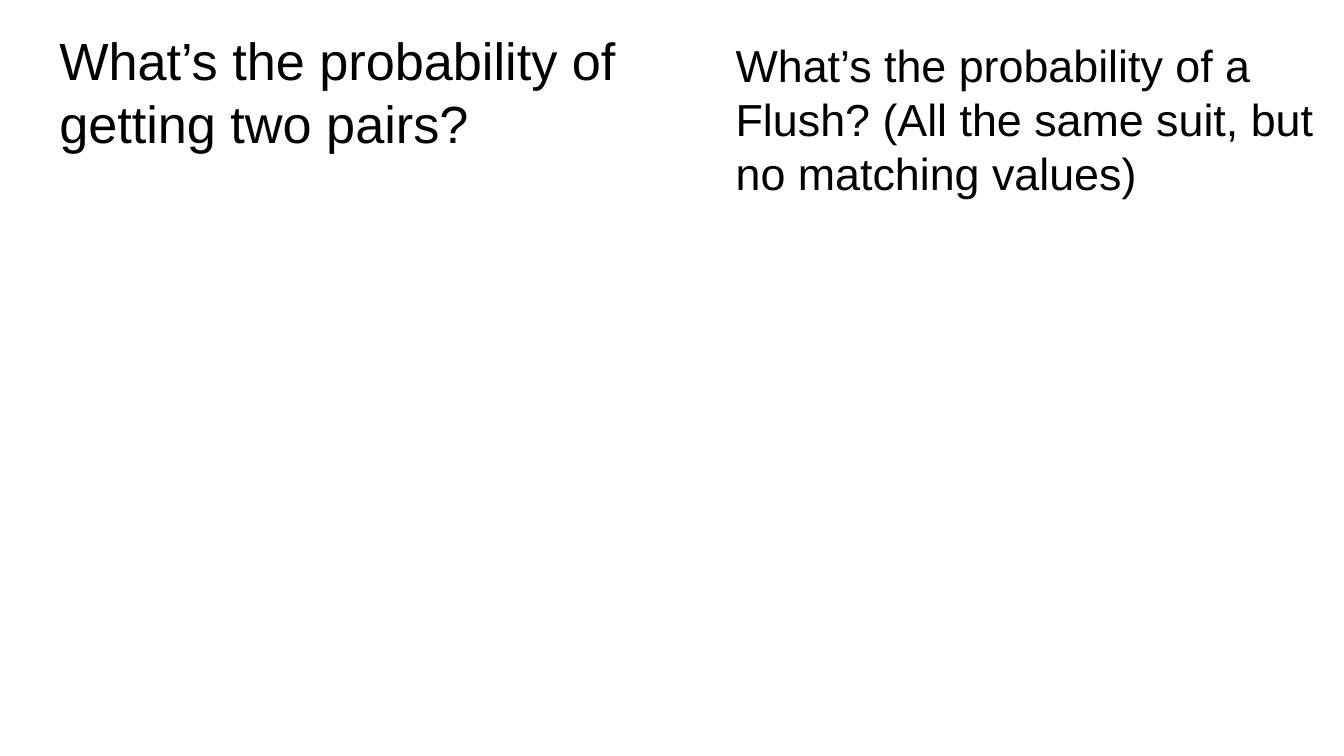
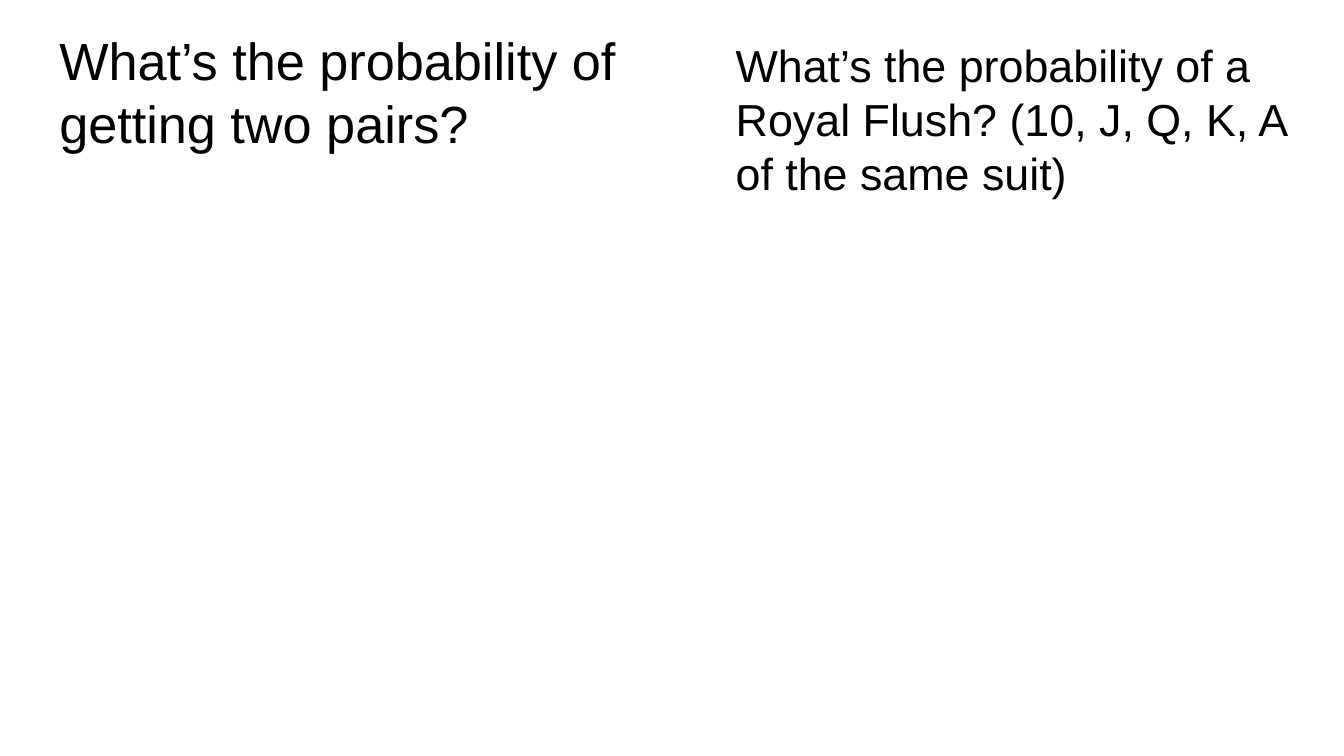
Before and after one commit to matthewsparr/Data-Science-Lessons, a slide deck: slide 15 of Permutations and Combinations/Permutations, Combinations, and Zombies.pptx. Drawn at 1344x756 pixels with LibreOffice and Linux fonts; fonts in the diff are those of the drawing. Boxes give left, top, right and bottom in pixels: in the first picture for what was removed or moved away, otherwise in the second. Text is boxed around its words. In the diff, an @@ line names an element or a change of style, - is before the commit and + after.

```diff
--- a/Permutations and Combinations/Permutations, Combinations, and Zombies.pptx
+++ b/Permutations and Combinations/Permutations, Combinations, and Zombies.pptx
@@ text at (736, 49, 1288, 199): text changed @@
-What’s the probability of a Flush? (All the same suit, but no matching values)
+What’s the probability of a Royal Flush? (10, J, Q, K, A of the same suit)
```
Also in this commit, not shown: 2 other slides changed.
